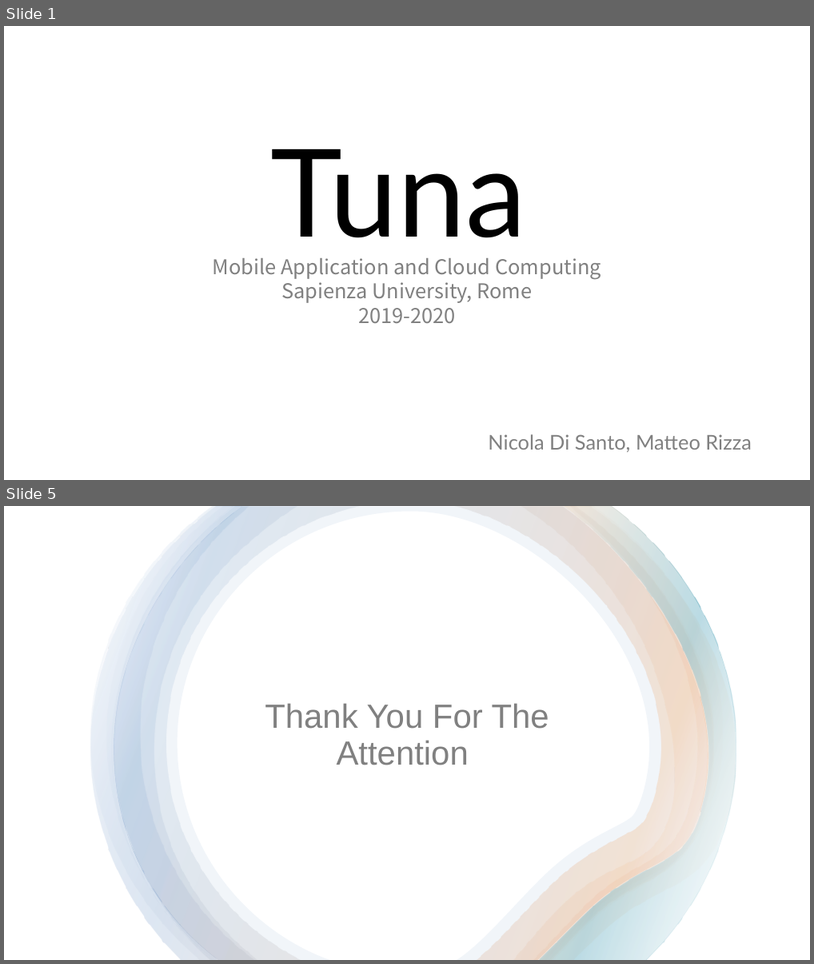
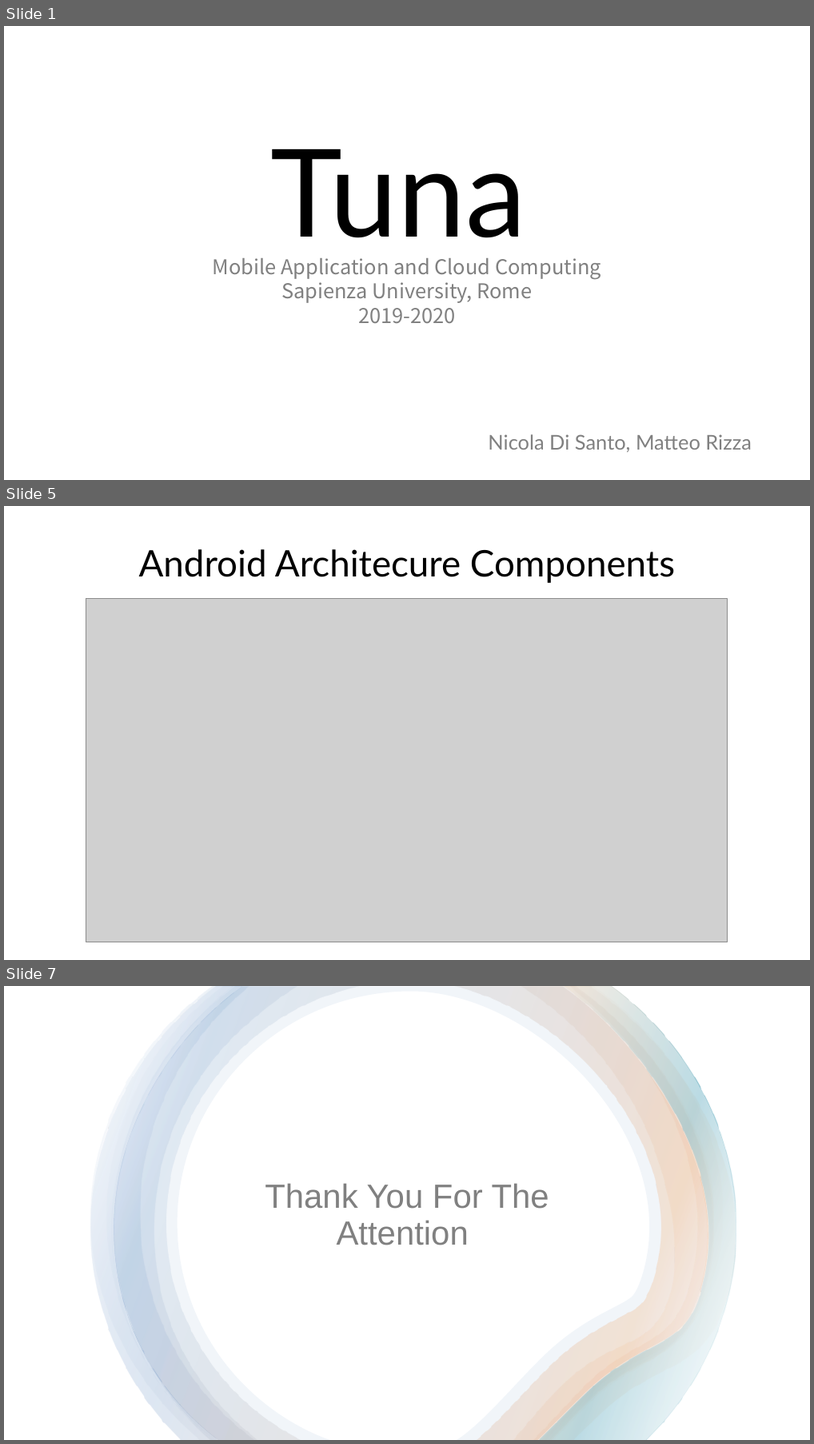
Before and after one commit to nicoDs96/recipes-SE, a slide deck: MACC APP SLIDES/tuna_pres.pptx. Shown one above the other, each under a label of ours: slides 1 and 5 before the commit, slides 1, 5 and 7 after it; the slides between them are not shown. The pictures are 814x964 and 814x1444 pixels, drawn with LibreOffice and Linux fonts; fonts in the diff are those of the drawing; grey boxes stand for pictures. Boxes give left, top, right and bottom in pixels: in the first picture for what was removed or moved away, otherwise in the second. Text is boxed around its words. In the diff, an @@ line names an element or a change of style, - is before the commit and + after.

```diff
--- a/MACC APP SLIDES/tuna_pres.pptx
+++ b/MACC APP SLIDES/tuna_pres.pptx
@@ slide 5 added at (4, 506, 810, 960), background #FFFFFF @@
@@ text added at (139, 549, 675, 583), 36 pt, text #000000 @@
+Android Architecure Components
@@ picture added at (86, 599, 729, 942) @@
@@ what was slide 5 is now slide 7 @@
```
Also in this commit, not shown: 3 slides changed, 1 other slide added.
